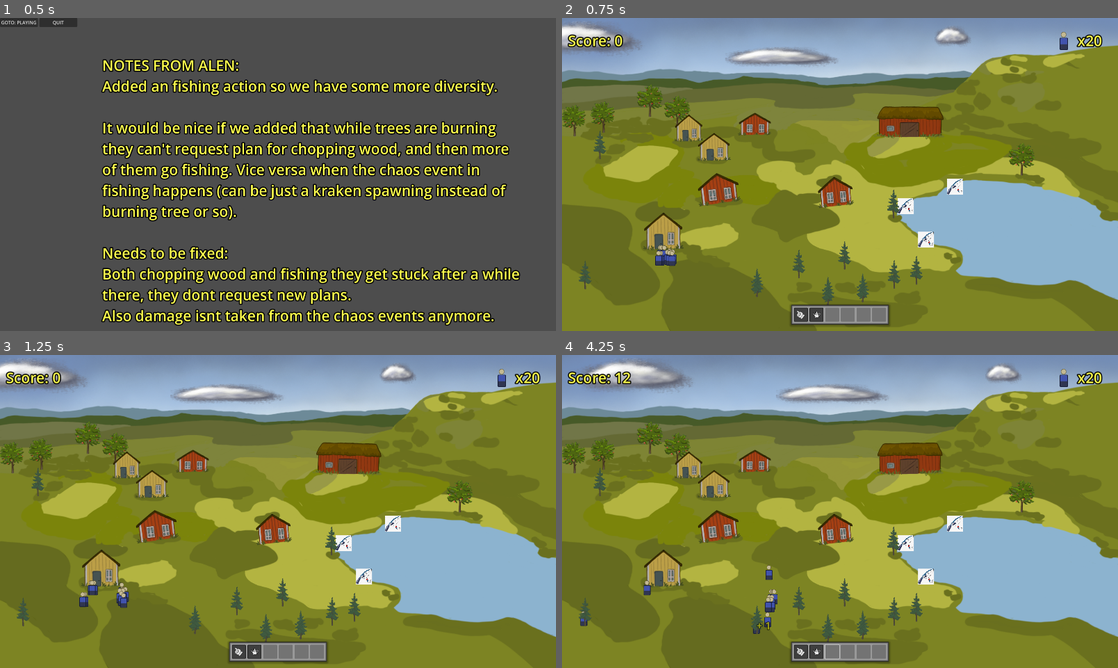
Above: before the commit, frames 1-4 (two rows, left to right).
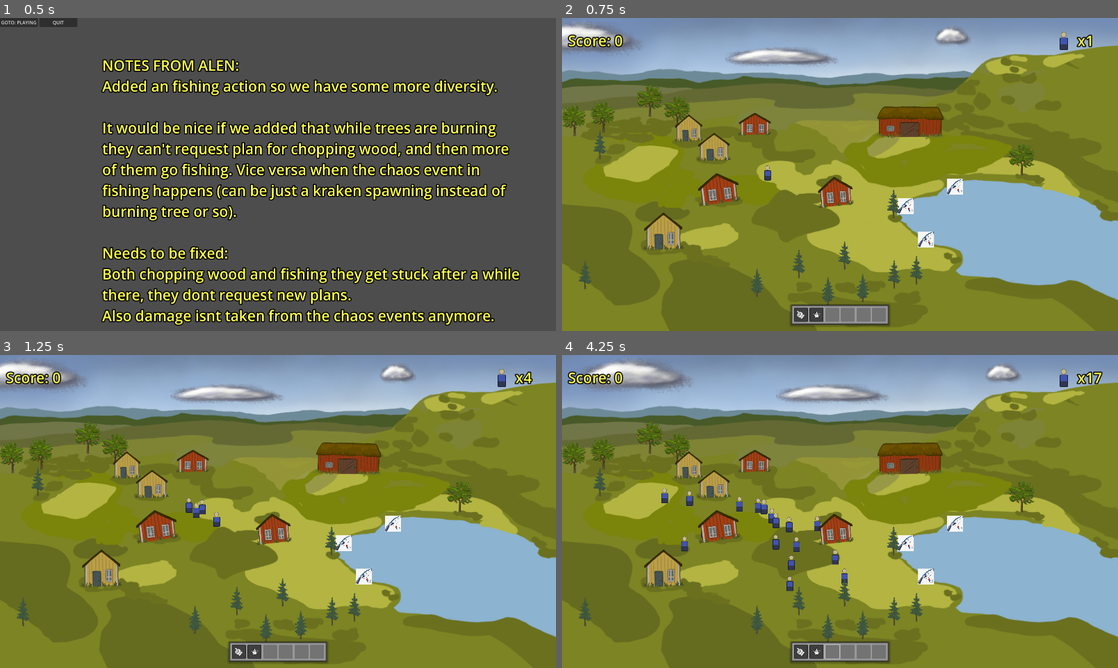
Above: after the commit, the same moments.

Repository: arget4me/cosyville
Game: Godot game, scene res://Scenes/main_scene.tscn
Two runs of this game, one before a commit and one after it. Both use one fixed random seed, a clock stepped at 60 frames per second and the inputs below.
Inputs (mouse positions are in pixels of both pictures, inside the frame that each line leads up to):
- Up to frame 1 (0.5 s): no input
- Up to frame 2 (0.75 s): click "GOTO: PLAYING" at 0.5 s
- Up to frame 3 (1.25 s): no input
- Up to frame 4 (4.25 s): click (801, 652) at 1.25 s; move the mouse to (756, 621) at 2.02 s; press the mouse at (756, 621) at 2.03 s; hold Right (ui_right) 2.03-2.78 s; move the mouse to (828, 630) at 2.77 s; release the mouse at (828, 630) at 2.78 s; hold Down (ui_down) 2.78-3.53 s; click (828, 630) at 2.85 s; move the mouse to (845, 592) at 3.52 s; press the mouse at (845, 592) at 3.53 s; hold Right (ui_right) from 3.53 s (still down)

Frame 1 is identical in both runs. In frame 2, 0.4% of the frame differs, in the area x 16-98%, y 5-80%; in frame 3, 0.6%; in frame 4, 1.3%, in the area x 3-98%, y 5-90%.

Commit message:
spawn more if points over

Diff:
--- a/Scenes/villager_spawner.gd
+++ b/Scenes/villager_spawner.gd
@@ -2,11 +2,20 @@
 
 @onready var villager_scene = preload("res://Scenes/villager_instance.tscn")
 signal villager_spawned
+
+var spawn_more_at = 1000
+var prev_thousands = 0
+var is_spawning = false
+
+var x = 700
+var y = 550
 # Called when the node enters the scene tree for the first time.
 func _ready():
+	ClickingManager.on_score_update.connect(_on_score_updated)
 	villager_spawned.connect(VillagerManager._on_villager_spawned)
 	for i in range(20):
-		spawn_villager(Vector2(350 + i, 850))
+		spawn_villager(Vector2(x, y))
+		await get_tree().create_timer(0.2).timeout
 
 func spawn_villager(position: Vector2):
 	var new_villager: VillagerClass = villager_scene.instantiate()
@@ -14,3 +23,15 @@
 	new_villager.death.connect(VillagerManager._on_villager_death)
 	villager_spawned.emit()
 	add_child(new_villager)
+
+func _on_score_updated(score: int):
+	var reminder = score % spawn_more_at
+	var thousands = (score - reminder)/spawn_more_at
+	if(thousands != prev_thousands && !is_spawning):
+		is_spawning = true
+		for i in range(5):
+			spawn_villager(Vector2(x, y))
+			await get_tree().create_timer(0.2).timeout
+		is_spawning = false
+	prev_thousands = thousands
+	pass
